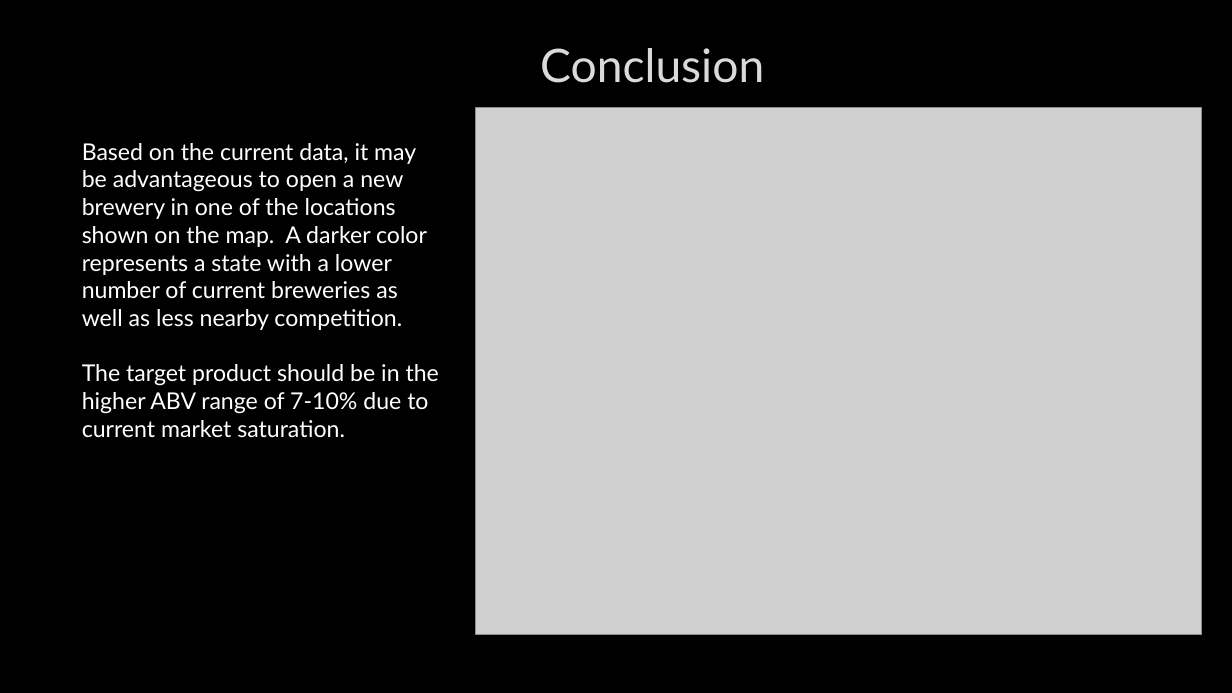
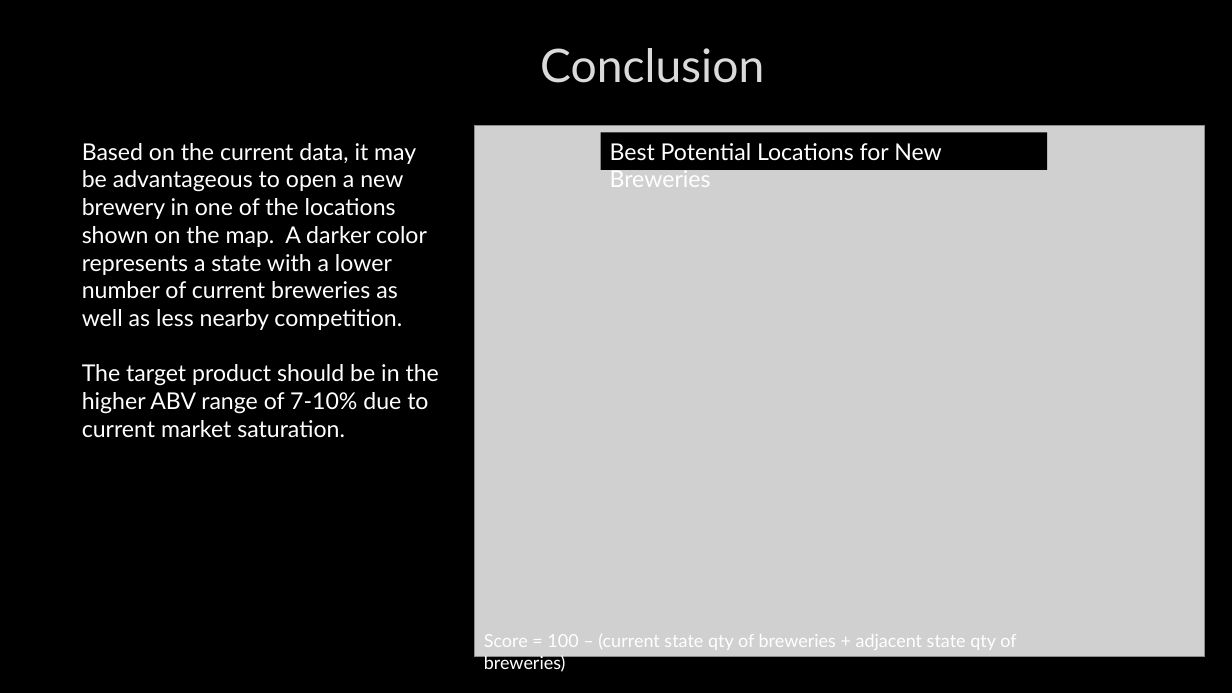
Before and after one commit to HammerLynch/MSDS6306_Case_Study_1, a slide deck: slide 15 of Presentation/Case_Study_Beers_FINAL.pptx. Drawn at 1232x693 pixels with LibreOffice and Linux fonts; fonts in the diff are those of the drawing; grey boxes stand for pictures; background and template pictures are left out. Boxes give left, top, right and bottom in pixels: in the first picture for what was removed or moved away, otherwise in the second. Text is boxed around its words. In the diff, an @@ line names an element or a change of style, - is before the commit and + after.

Commit message:
Final Presentation Upload. -TL

```diff
--- a/Presentation/Case_Study_Beers_FINAL.pptx
+++ b/Presentation/Case_Study_Beers_FINAL.pptx
@@ picture: place and size @@
-picture at (476,107,1202,634)
+picture at (475,126,1205,657)
@@ rectangle added at (601,132,1047,169), fill #000000, 18 pt, text #FFFFFF @@
+Best Potential Locations for New Breweries
@@ text added at (484,634,1016,672), 14 pt, text #FFFFFF @@
+Score = 100 – (current state qty of breweries + adjacent state qty of breweries)
```
Also in this commit, not shown: 1 other slide changed, 2 other files.
